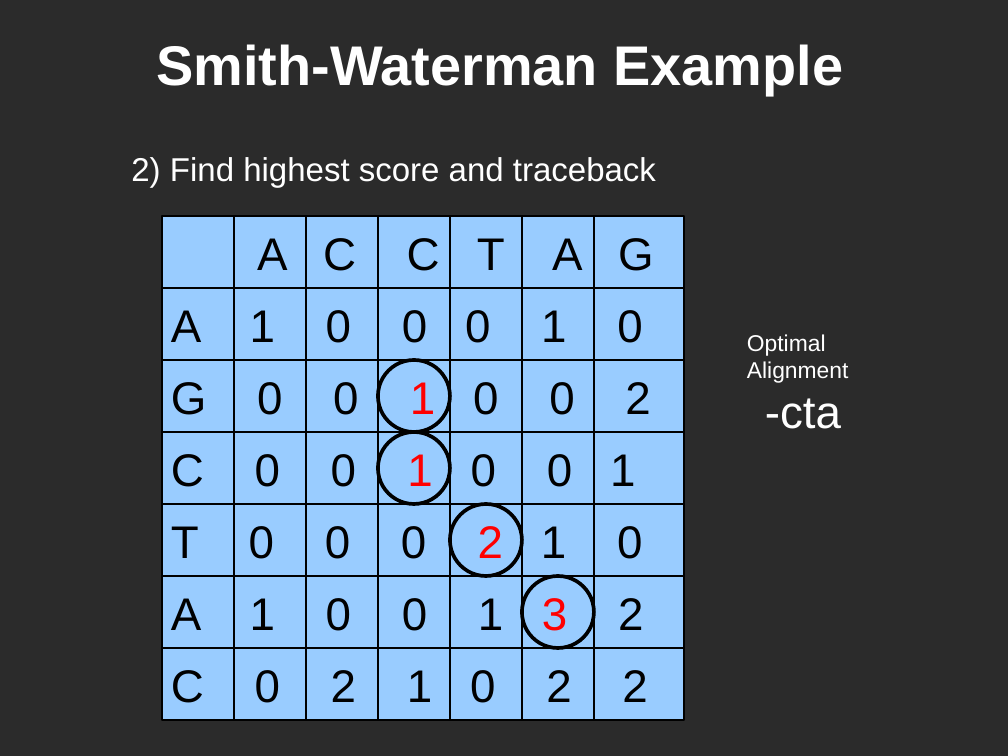
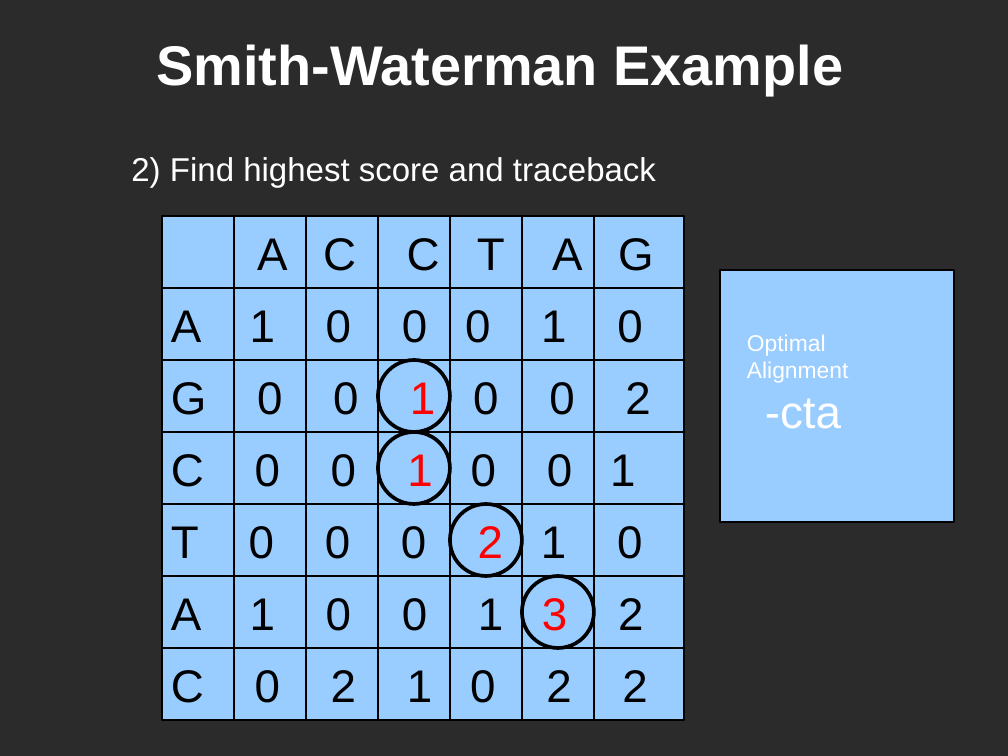
Before and after one commit to kenglishhi/ics632, a slide deck: slide 6 of smith-waterman/docs/ics-632-kenglish-final-presentation.odp. Drawn at 1008x756 pixels with LibreOffice and Linux fonts; fonts in the diff are those of the drawing; background and template pictures are left out; a plain dark background stands for a picture behind light text. Boxes give left, top, right and bottom in pixels: in the first picture for what was removed or moved away, otherwise in the second. Text is boxed around its words. In the diff, an @@ line names an element or a change of style, - is before the commit and + after.

Commit message:
Changes to the presentation

```diff
--- a/smith-waterman/docs/ics-632-kenglish-final-presentation.odp
+++ b/smith-waterman/docs/ics-632-kenglish-final-presentation.odp
@@ rectangle added at <box>720,270,954,522</box>, fill #99CCFF, outline #000000 1.45 pt @@
```
Also in this commit, not shown: 1 other slide changed, 10 slides added, 2 other files.
